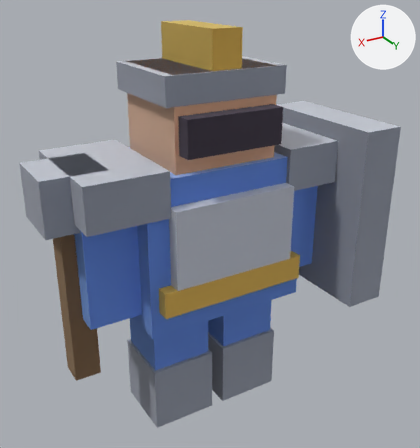
Before and after pictures for a commit that changed the glTF model demos/dungeon_quartet/assets/models/hero_tank.glb.
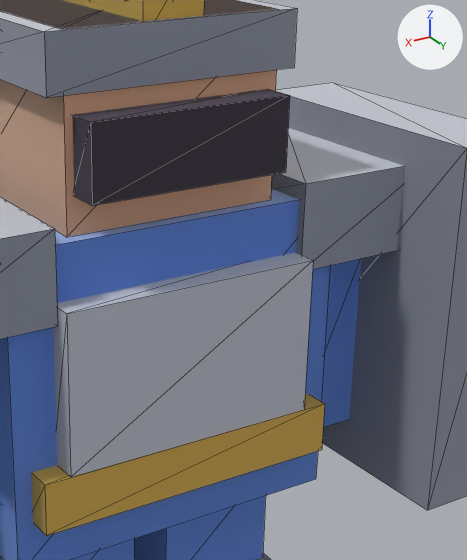
Each version appears first whole from a 50 mm lens placed at (0.646, 1.12, 1.037), pointed at (-0.006, 0.033, 0.494), and next in a close-up on the part from 34% to 88% of the width and 14% to 74% of the height. Arrows for +X, +Y and +Z are at upper right; the lights stay in place. The last two pictures show the newer version. The close-ups show mesh edges as thin lines. Vertices at exactly the same position are counted once.

The scene before the commit, as lines of its bpy script (objects in view):
```python
me_mesh0 = bpy.data.meshes.new('mesh0')
me_mesh0.from_pydata(...)  # 152 vertices, 190 faces; spans x -0.4..0.39, y -0.14..0.23, z 0.0..0.94
me_mesh0.materials.append(mat_vertex_color)
ob_mesh0 = bpy.data.objects.new('mesh0', me_mesh0)
ob_mesh0.location = (0.0, 0.0, 0.0)
```
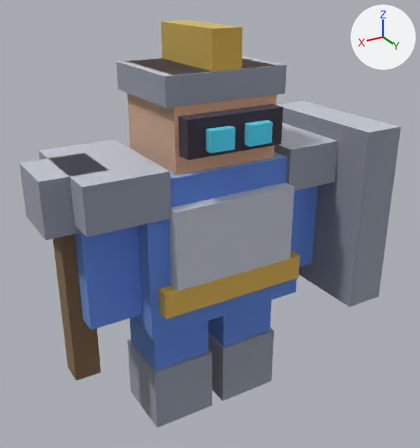
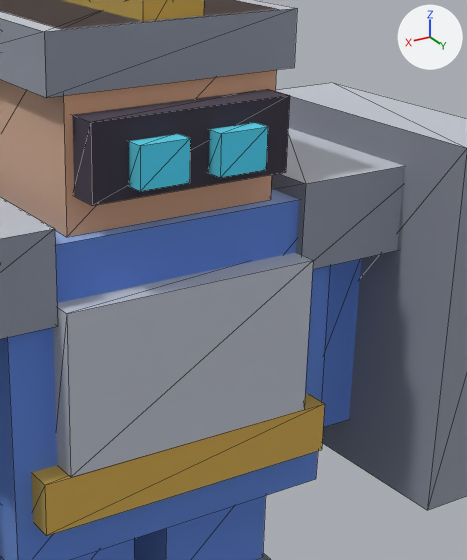
What differs and where, as boxes (x1, y1, x2, y2) in the close-ups (467 x 560 px):
part 1 of me_mesh0, added (cyan)
    after: (209, 123, 268, 178)
part 2 of me_mesh0, added (cyan)
    after: (129, 134, 190, 191)

Diff of the bpy script that builds the scene:
```diff
--- a/demos/dungeon_quartet/assets/models/hero_tank.glb.py
+++ b/demos/dungeon_quartet/assets/models/hero_tank.glb.py
@@ me_mesh0 @@
 # used by ob_mesh0; location = (0.0, 0.0, 0.0)
-me_mesh0.from_pydata(...)  # 152 vertices, 190 faces; spans x -0.4..0.39, y -0.14..0.23, z 0.0..0.94
+me_mesh0.from_pydata(...)  # 168 vertices, 210 faces; spans x -0.4..0.39, y -0.14..0.23, z 0.0..0.94
+# me_mesh0 part 1: the loose piece of 8 vertices spanning x -0.115..0.115, y 0.11..0.15, z 0.7..0.78 is copied, and the copy is scaled about its middle by (0.243, 0.6, 0.55), then moved by (-0.046, 0.028, -0.005); it spans x -0.074..-0.018, y 0.146..0.17, z 0.713..0.757
+# me_mesh0 part 2: the loose piece of 8 vertices spanning x -0.115..0.115, y 0.11..0.15, z 0.7..0.78 is copied, and the copy is scaled about its middle by (0.243, 0.6, 0.55), then moved by (0.046, 0.028, -0.005); it spans x 0.018..0.074, y 0.146..0.17, z 0.713..0.757
 me_mesh0.materials.append(mat_vertex_color)
```
